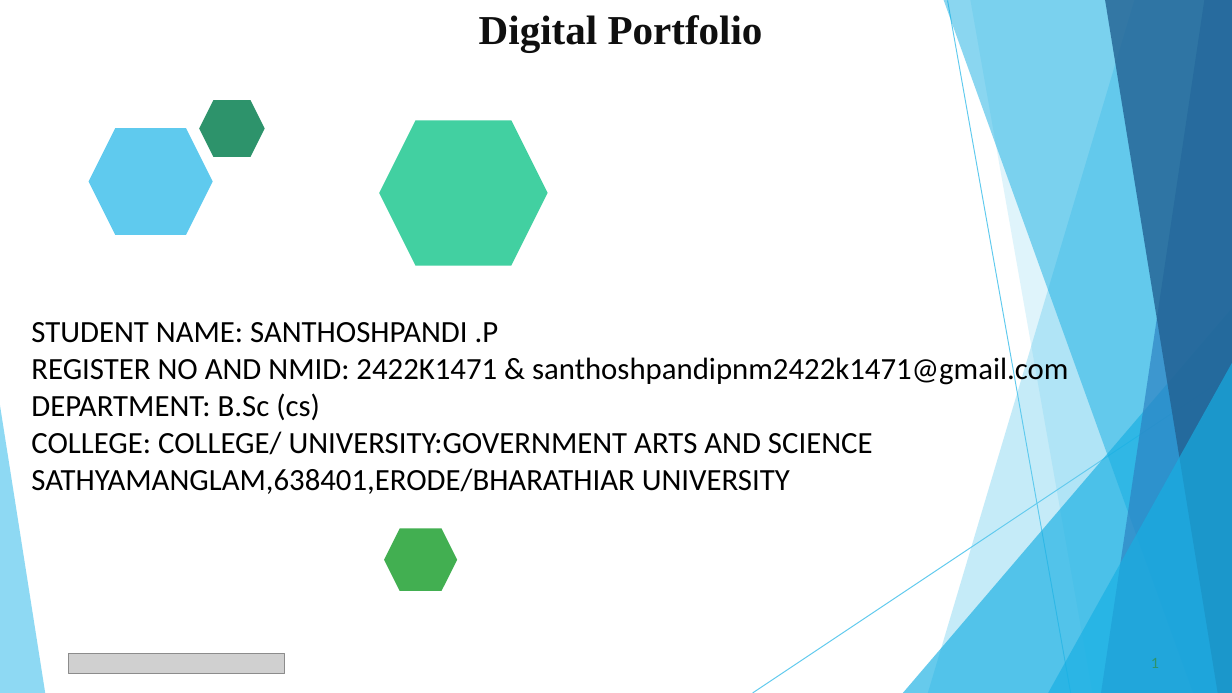
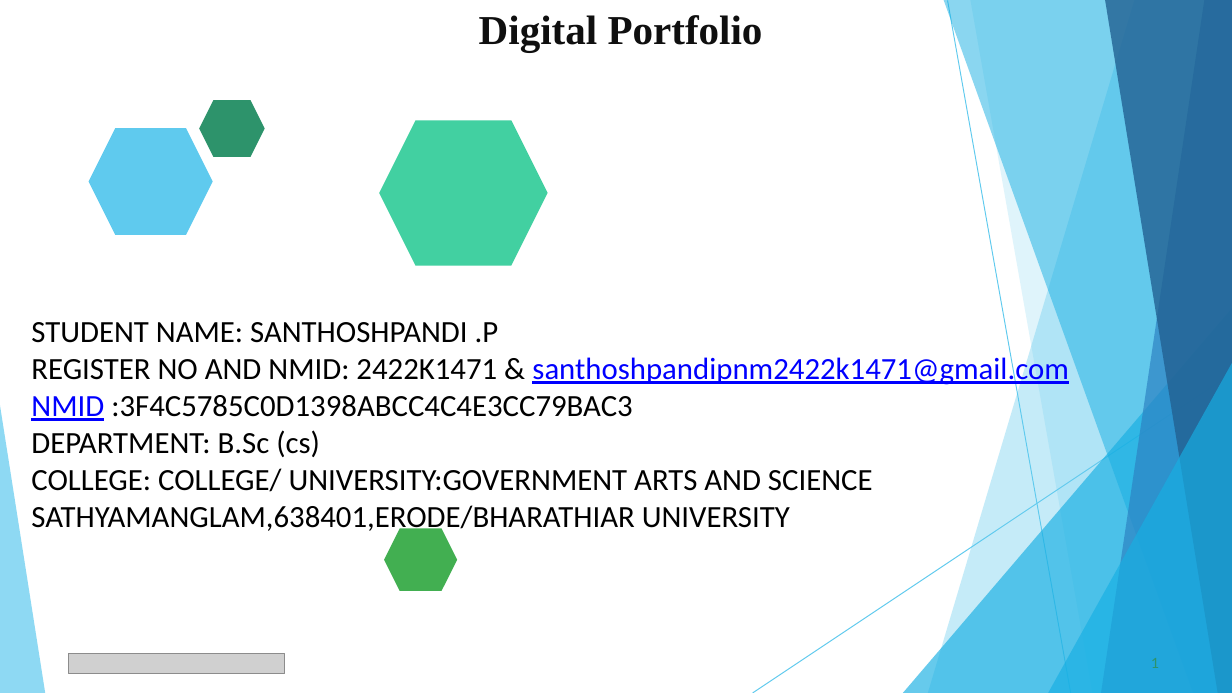
Before and after one commit to santhoshpandipnm2422k1471/SANTHOSHPANDI-TNSDC-FWD-DP, a slide deck: slide 1 of PPT FWD TNSDC 2025 (3).pptx. Drawn at 1232x693 pixels with LibreOffice and Linux fonts; fonts in the diff are those of the drawing; grey boxes stand for pictures. Boxes give left, top, right and bottom in pixels: in the first picture for what was removed or moved away, otherwise in the second. Text is boxed around its words. In the diff, an @@ line names an element or a change of style, - is before the commit and + after.

```diff
--- a/PPT FWD TNSDC 2025 (3).pptx
+++ b/PPT FWD TNSDC 2025 (3).pptx
@@ text at (x1=31, y1=353, x2=1068, y2=387): text colour #000000 to #0000FF, underline on in "santhoshpandipnm2422k1471@gmail.com" @@
@@ text at (x1=31, y1=395, x2=632, y2=421): paragraph added @@
+NMID :3F4C5785C0D1398ABCC4C4E3CC79BAC3
```
